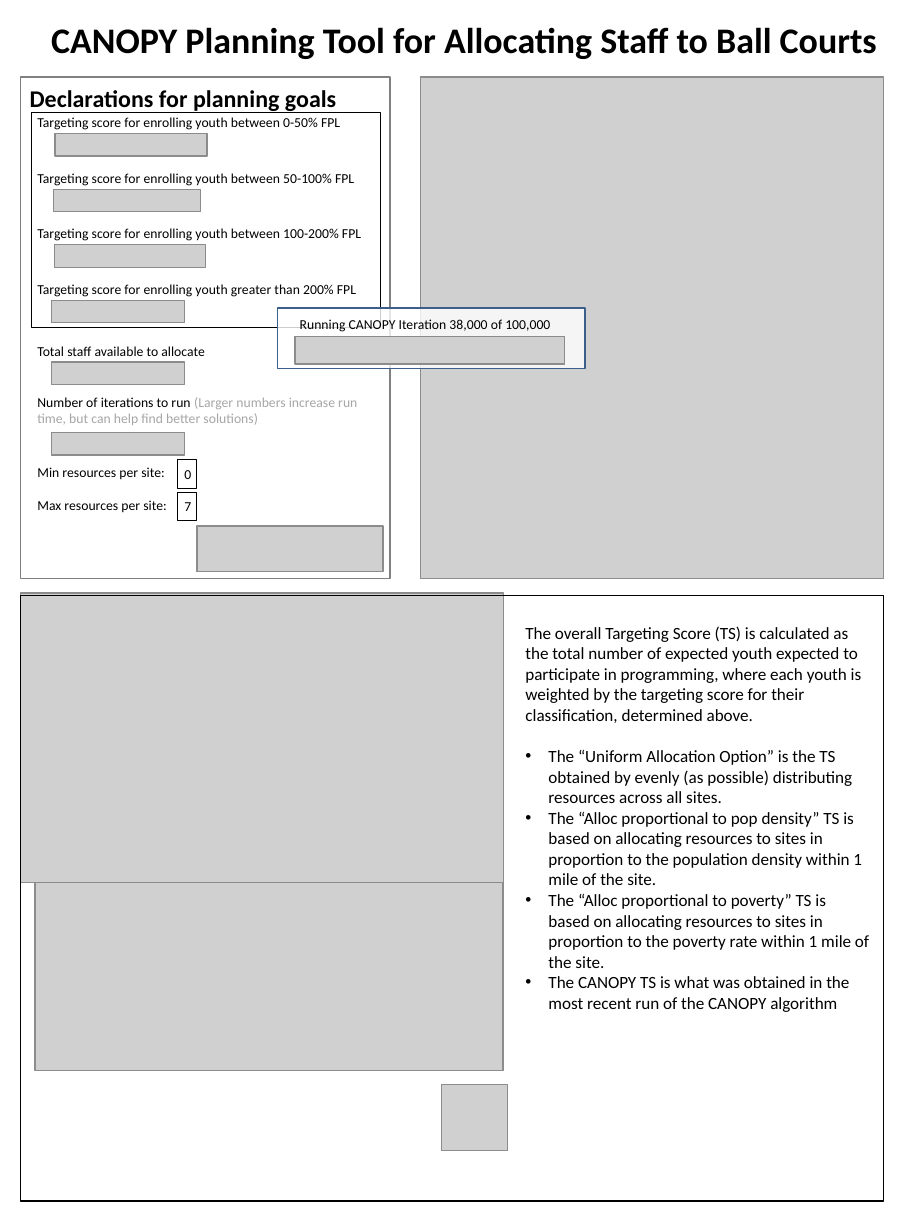
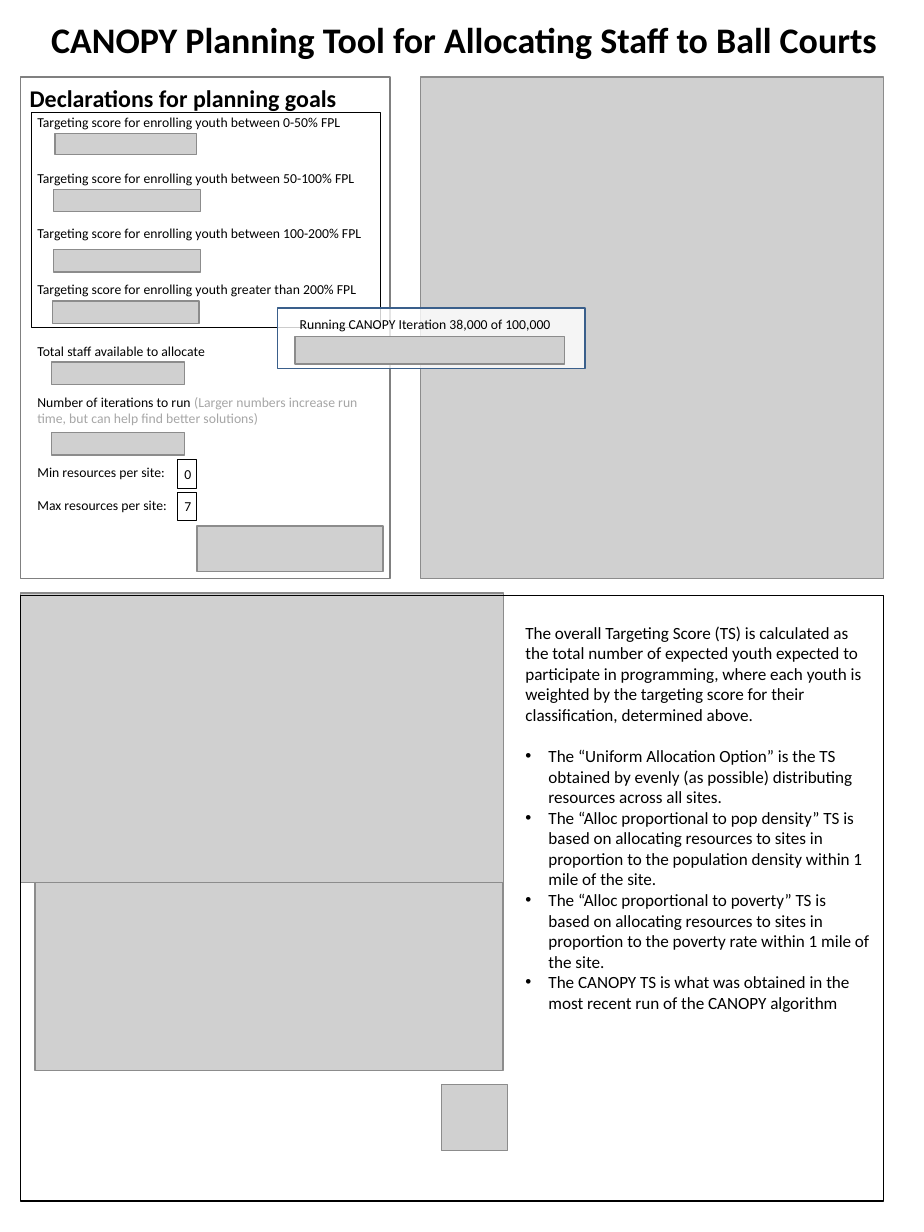
Before and after one commit to nsmader/CANOPY, a slide deck: slide 1 of write-ups/website-wireframe/wireframe.pptx. Drawn at 924x1232 pixels with LibreOffice and Linux fonts; fonts in the diff are those of the drawing; grey boxes stand for pictures. Boxes give left, top, right and bottom in pixels: in the first picture for what was removed or moved away, otherwise in the second. Text is boxed around its words. In the diff, an @@ line names an element or a change of style, - is before the commit and + after.

```diff
--- a/write-ups/website-wireframe/wireframe.pptx
+++ b/write-ups/website-wireframe/wireframe.pptx
@@ picture: place and size @@
-picture at (55,133,208,155)
+picture at (55,133,197,154)
@@ picture: place and size @@
-picture at (54,245,206,267)
+picture at (54,250,201,272)
@@ picture: place and size @@
-picture at (52,301,185,323)
+picture at (53,301,200,323)
```
Also in this commit, not shown: 2 other files.
